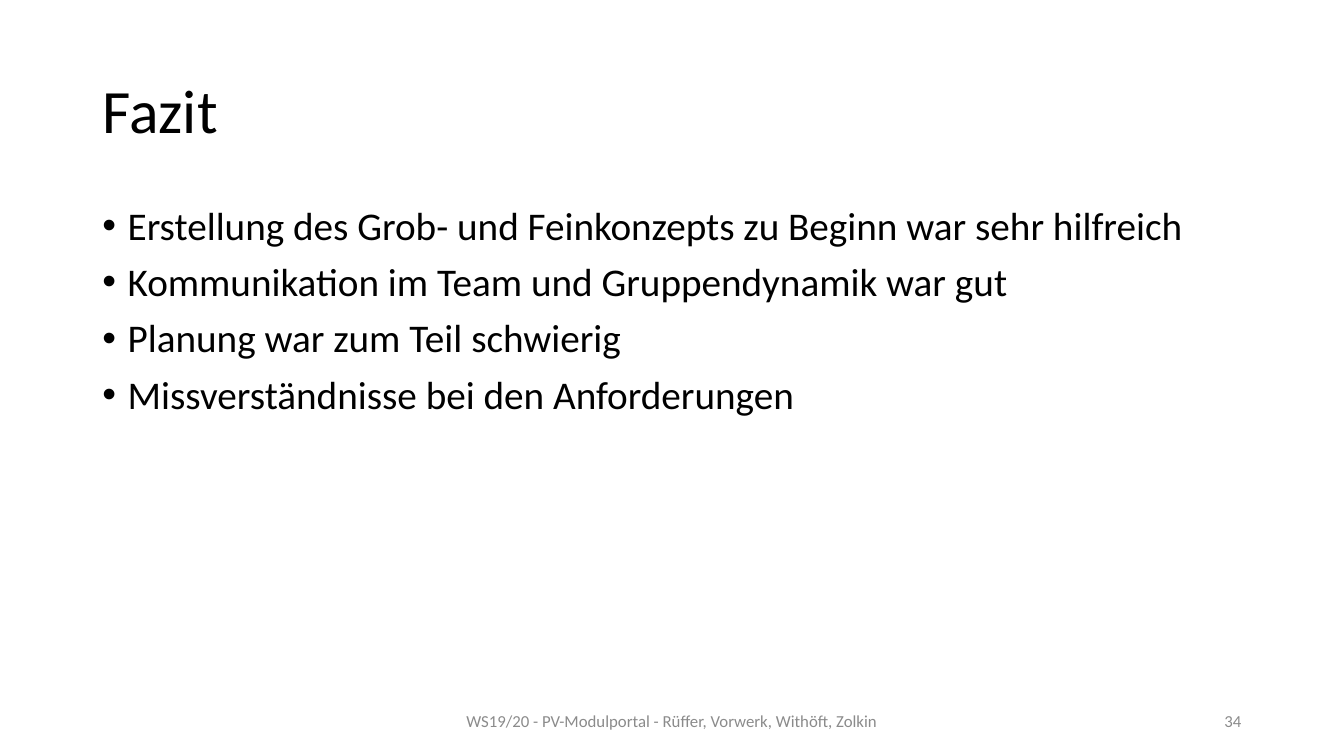
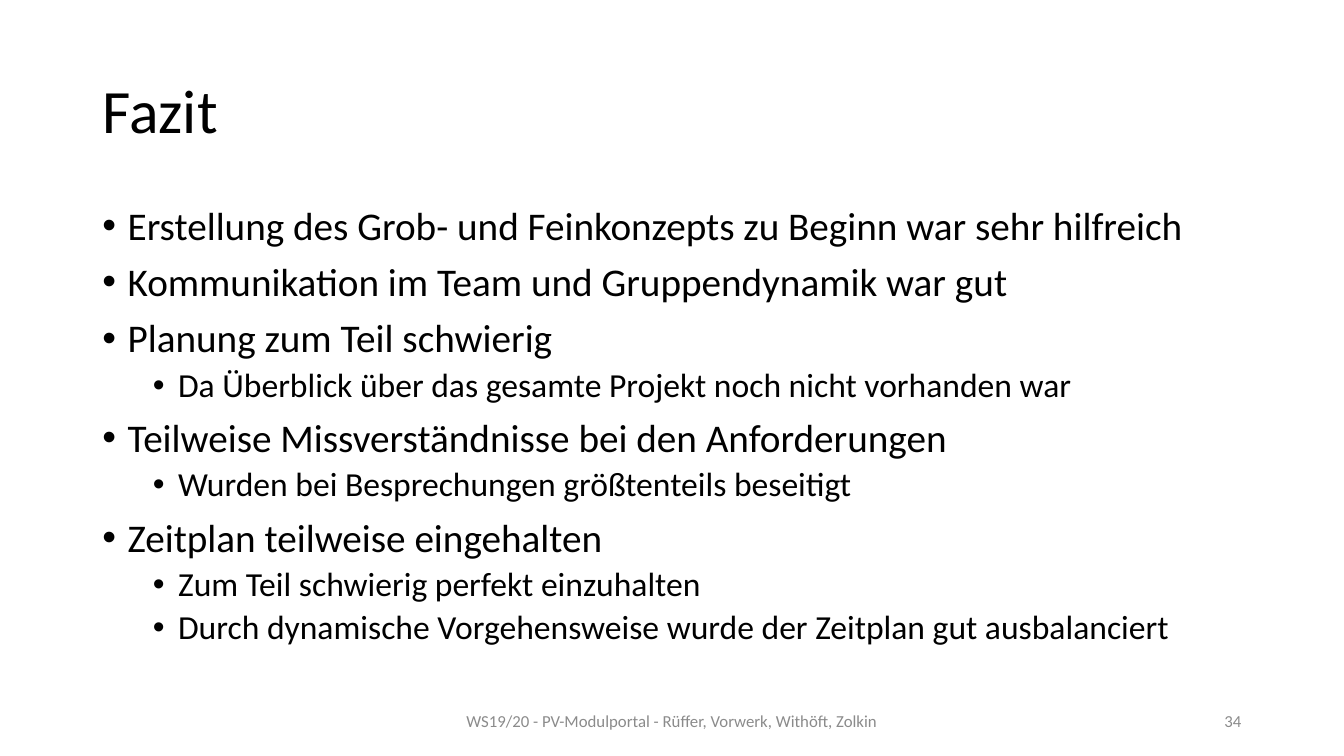
Before and after one commit to mwithoeft/Webengineering, a slide deck: slide 34 of docs/Seminarvortrag.pptx. Drawn at 1344x756 pixels with LibreOffice and Linux fonts; fonts in the diff are those of the drawing. Boxes give left, top, right and bottom in pixels: in the first picture for what was removed or moved away, otherwise in the second. Text is boxed around its words. In the diff, an @@ line names an element or a change of style, - is before the commit and + after.

```diff
--- a/docs/Seminarvortrag.pptx
+++ b/docs/Seminarvortrag.pptx
@@ text at [128, 324, 1169, 645]: text changed; size 28 to 24 pt @@
-• Planung war zum Teil schwierig
-• Missverständnisse bei den Anforderungen
+• Planung zum Teil schwierig
+  • Da Überblick über das gesamte Projekt noch nicht vorhanden war
+• Teilweise Missverständnisse bei den Anforderungen
+  • Wurden bei Besprechungen größtenteils beseitigt
+• Zeitplan teilweise eingehalten
+  • Zum Teil schwierig perfekt einzuhalten
+  • Durch dynamische Vorgehensweise wurde der Zeitplan gut ausbalanciert
```
Also in this commit, not shown: 1 other slide changed, 2 other files.
